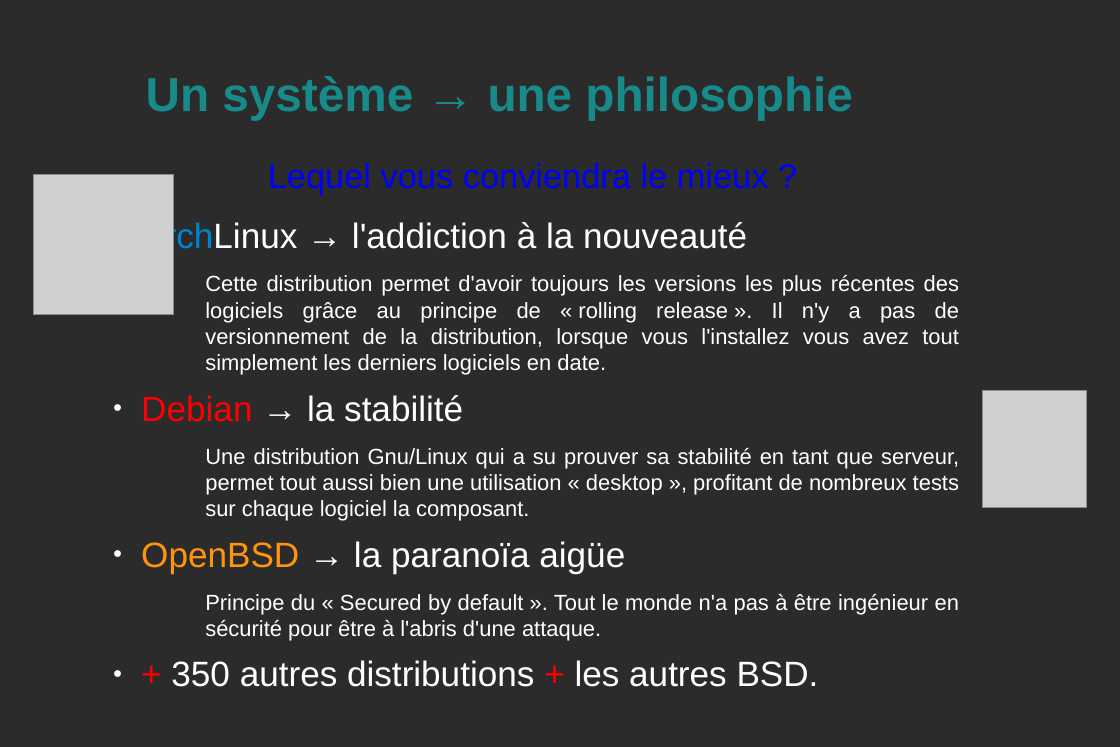
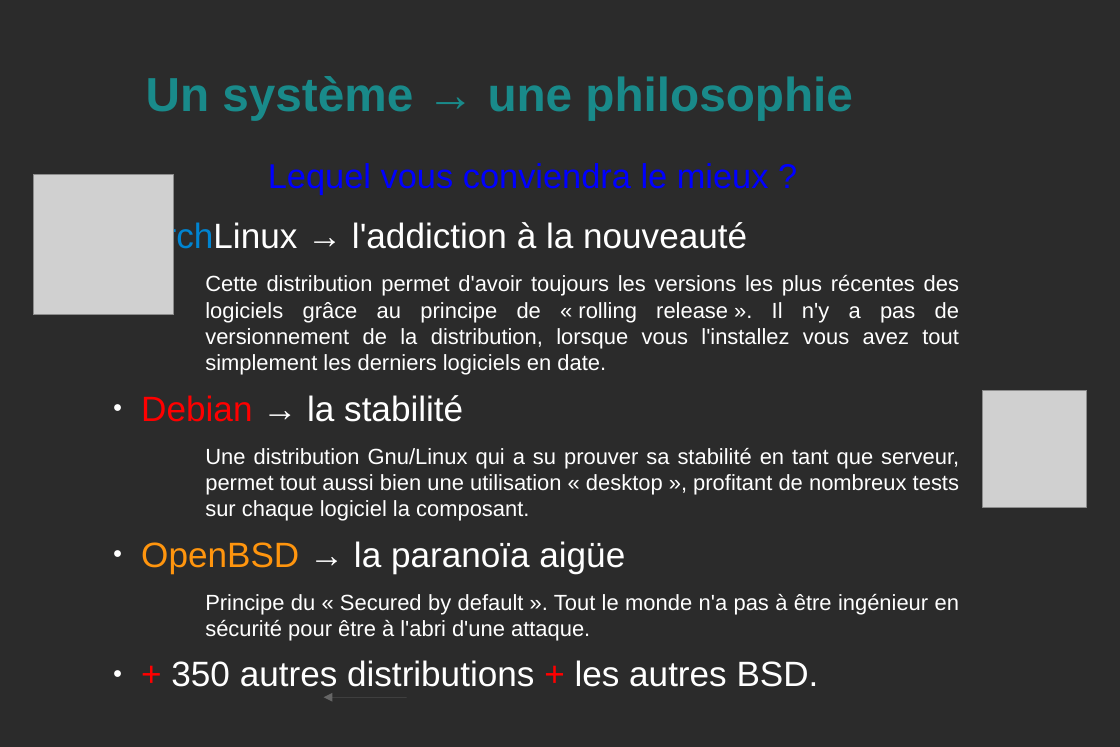
Before and after one commit to KaneRoot/public, a slide deck: slide 5 of licence_s4/com/diaporama_explicite_pas_complet.odp. Drawn at 1120x747 pixels with LibreOffice and Linux fonts; fonts in the diff are those of the drawing; grey boxes stand for pictures; background and template pictures are left out; a plain dark background stands for a picture behind light text. Boxes give left, top, right and bottom in pixels: in the first picture for what was removed or moved away, otherwise in the second. Text is boxed around its words. In the diff, an @@ line names an element or a change of style, - is before the commit and + after.

```diff
--- a/licence_s4/com/diaporama_explicite_pas_complet.odp
+++ b/licence_s4/com/diaporama_explicite_pas_complet.odp
@@ text at [205,594,959,641]: text changed @@
-    Principe du « Secured by default ». Tout le monde n'a pas à être ingénieur en sécurité pour être à l'abris d'une attaque.
+    Principe du « Secured by default ». Tout le monde n'a pas à être ingénieur en sécurité pour être à l'abri d'une attaque.
@@ arrow added from (407, 696) to (323, 696), #666666 0 pt @@
```
Also in this commit, not shown: 1 other slide changed.
